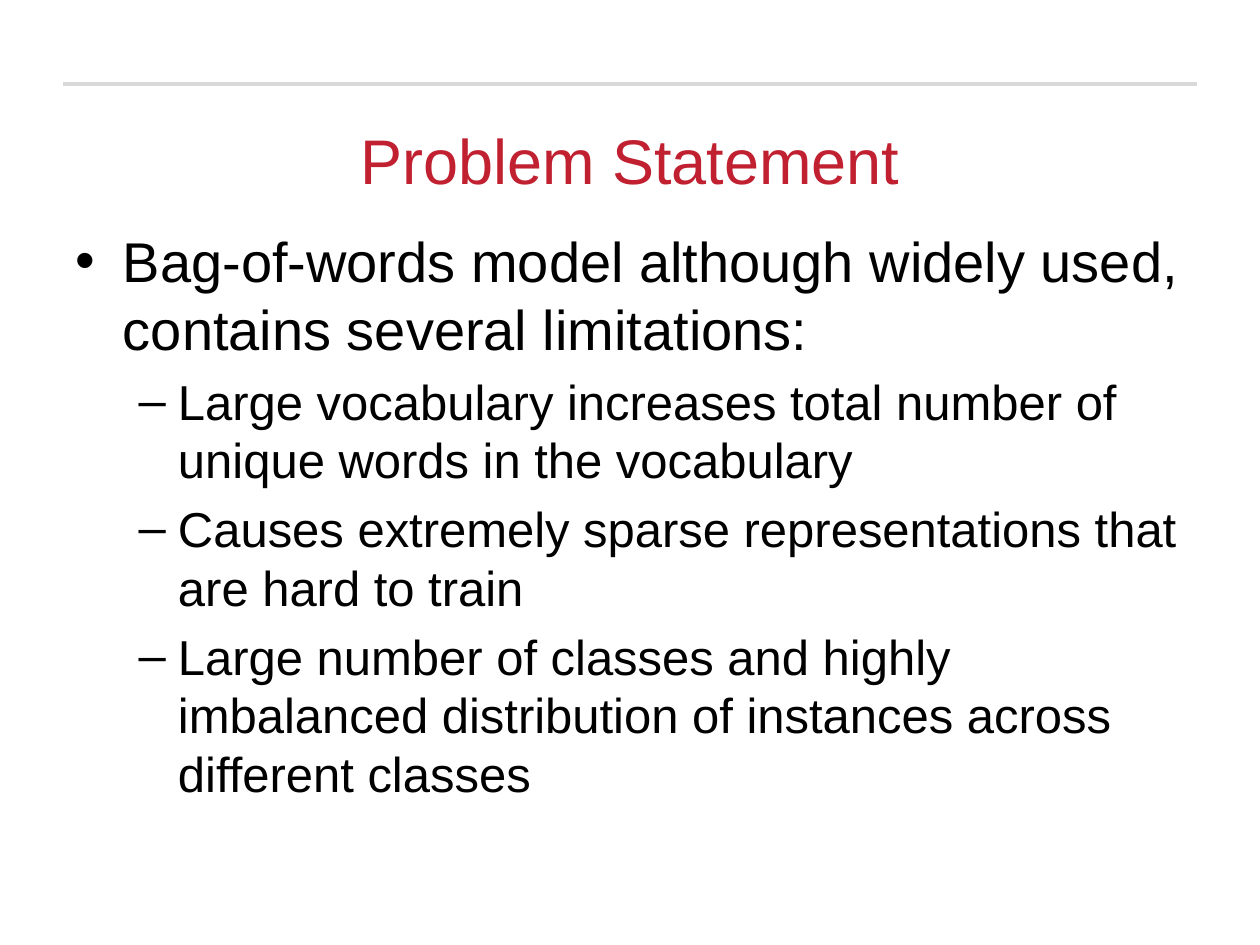
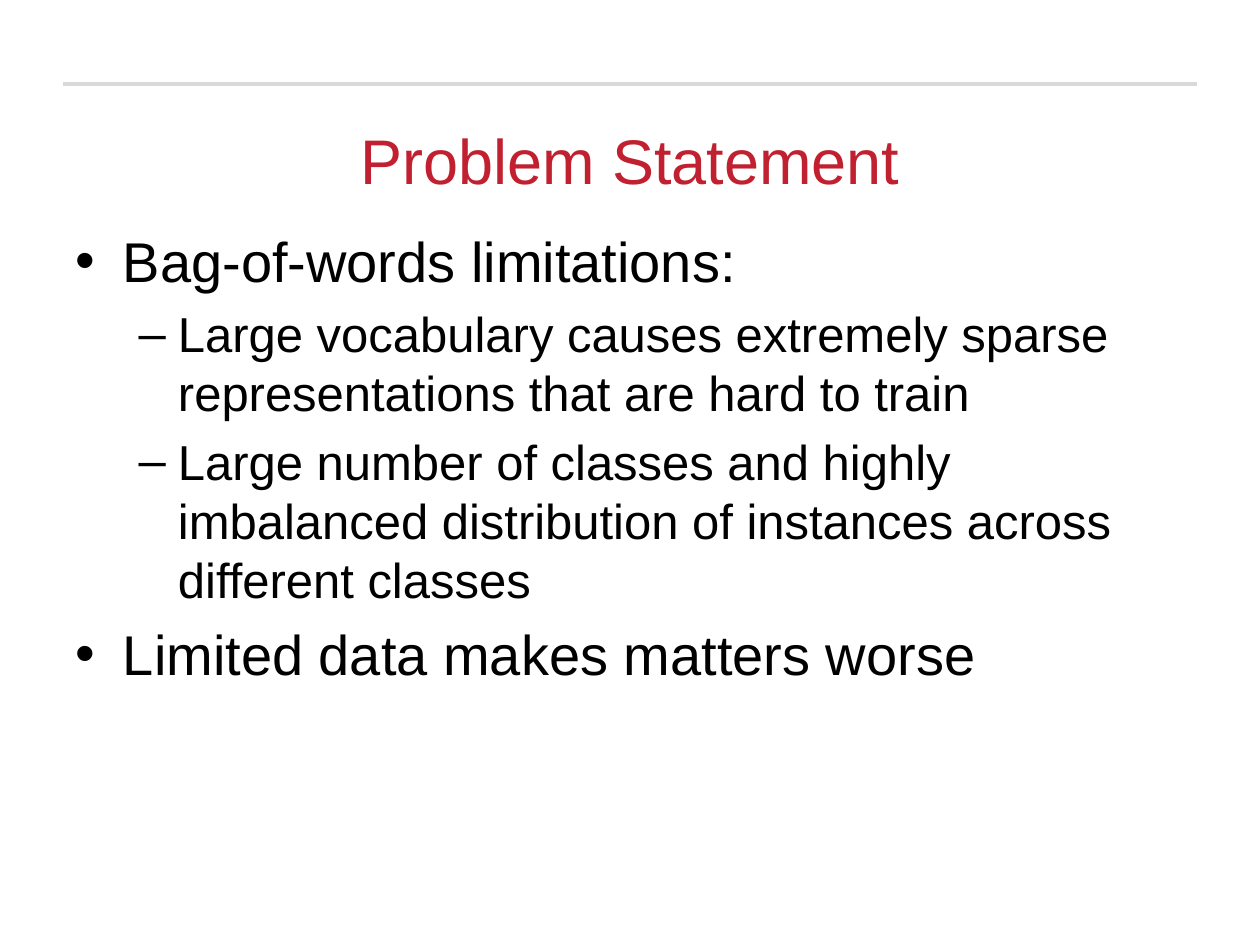
Before and after one commit to RamkishanPanthena/Thesis, a slide deck: slide 3 of defense.pptx. Drawn at 1260x945 pixels with LibreOffice and Linux fonts; fonts in the diff are those of the drawing; background and template pictures are left out. Boxes give left, top, right and bottom in pixels: in the first picture for what was removed or moved away, otherwise in the second. Text is boxed around its words. In the diff, an @@ line names an element or a change of style, - is before the commit and + after.

```diff
--- a/defense.pptx
+++ b/defense.pptx
@@ text at (123,241,1108,421): text changed @@
-• Bag-of-words model although widely used, contains several limitations:
-  – Large vocabulary increases total number of unique words in the vocabulary
-  – Causes extremely sparse representations that are hard to train
+• Bag-of-words limitations:
+  – Large vocabulary causes extremely sparse representations that are hard to train
@@ text at (123,634,975,676): paragraph added @@
+• Limited data makes matters worse
```
Also in this commit, not shown: 15 other slides changed, 10 slides added, 1 slide removed.
